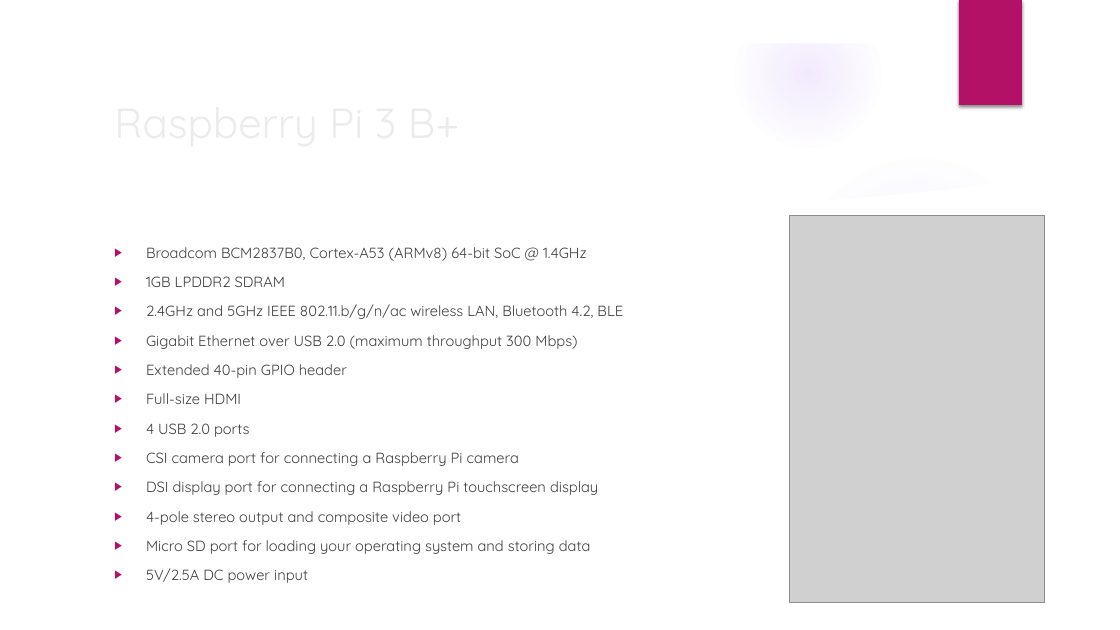
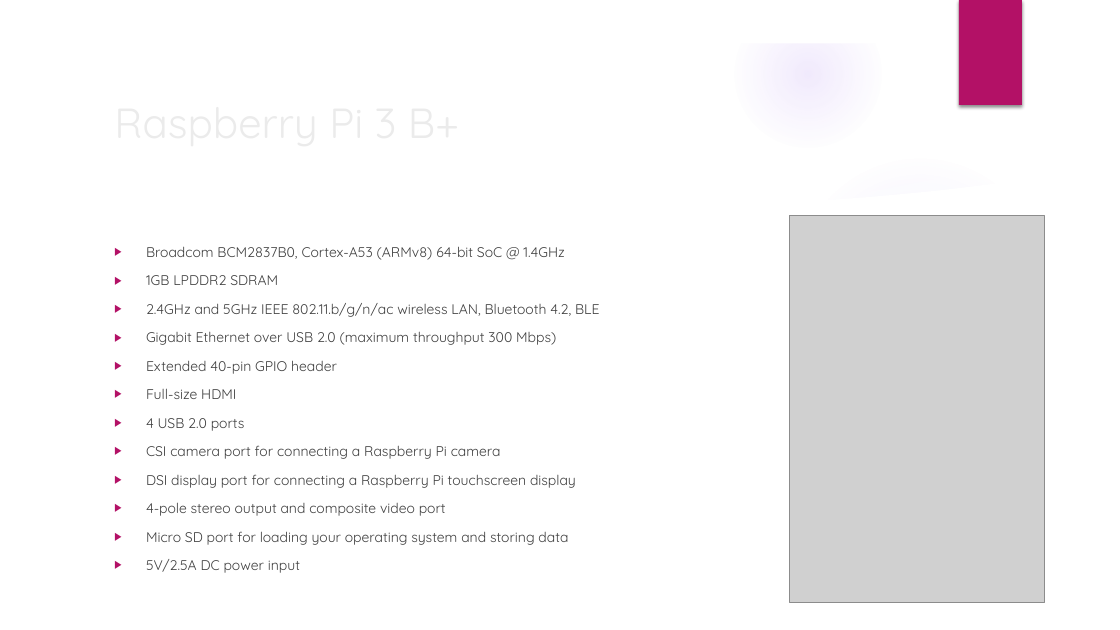
Before and after one commit to RochesterMakerSpace/Raspberry-Pi-class, a slide deck: slide 3 of docs/Introduction to Raspberry Pi.pptx (slide 2 before the commit). Drawn at 1120x630 pixels with LibreOffice and Linux fonts; fonts in the diff are those of the drawing; grey boxes stand for pictures; background and template pictures are left out. Boxes give left, top, right and bottom in pixels: in the first picture for what was removed or moved away, otherwise in the second. Text is boxed around its words. In the diff, an @@ line names an element or a change of style, - is before the commit and + after.

Commit message:
Add files via upload
Updated to include information about Raspberry Pi 4 B

```diff
--- a/docs/Introduction to Raspberry Pi.pptx
+++ b/docs/Introduction to Raspberry Pi.pptx
@@ text "Broadcom BCM2837B0, Cortex-A53 (ARMv8) 64-bit ..." at box(146, 247, 599, 545): size 12.6 to 12 pt @@
```
Also in this commit, not shown: 3 other slides changed, 1 slide added.
